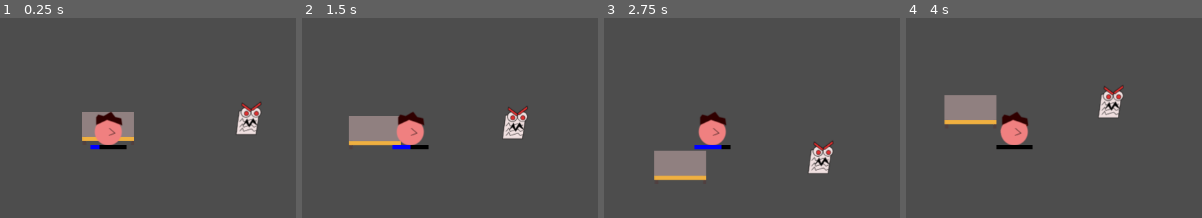
Above: before the commit, frames 1-4 (left to right).
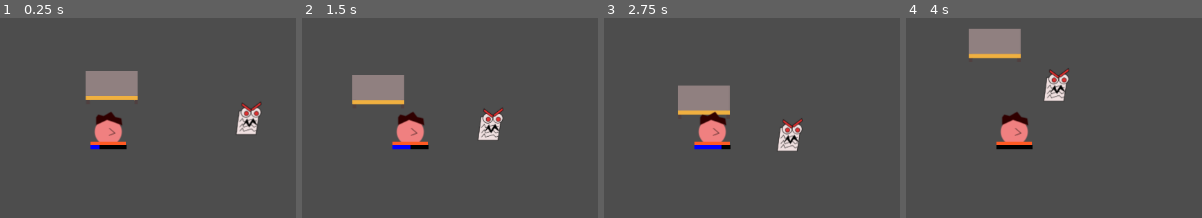
Above: after the commit, the same moments.

Repository: mathew-tran/LevelUpGameJam2025
Game: Godot game, scene res://Scene/Main.tscn
Two runs of this game, one before a commit and one after it. Both use one fixed random seed, a clock stepped at 60 frames per second and the inputs below.
Inputs (mouse positions are in pixels of both pictures, inside the frame that each line leads up to):
- Up to frame 1 (0.25 s): no input
- Up to frame 2 (1.5 s): move the mouse to (586, 106) at 0.52 s; move the mouse to (outside the picture) at 1.27 s
- Up to frame 3 (2.75 s): move the mouse to (793, 30) at 2.02 s
- Up to frame 4 (4 s): move the mouse to (outside the picture) at 2.77 s; move the mouse to (outside the picture) at 3.52 s

The runs differ from the first frame. In frame 1, 4.2% of the frame differs, in the area x 27-47%, y 26-64%; in frame 2, 7.2%; in frame 3, 7.3%; in frame 4, 7.4%, in the area x 12-74%, y 5-64%.

Commit message:
be able to kill the player

Diff:
--- a/Prefabs/Characters/Base.tscn
+++ b/Prefabs/Characters/Base.tscn
@@ -1,8 +1,21 @@
-[gd_scene load_steps=4 format=3 uid="uid://uf5h3c2dv0a2"]
+[gd_scene load_steps=9 format=3 uid="uid://uf5h3c2dv0a2"]
 
 [ext_resource type="Texture2D" uid="uid://cj0tuc0njq1l3" path="res://Art/Character/Mark.png" id="1_8spd0"]
 [ext_resource type="Script" uid="uid://cbqniscqsxqoo" path="res://Scripts/Character/BaseCharacter.gd" id="1_su17a"]
 [ext_resource type="PackedScene" uid="uid://cv6pm1detf5ct" path="res://Prefabs/UI/AbilityBar.tscn" id="3_8aybb"]
+[ext_resource type="Script" uid="uid://bd6c17ffm375y" path="res://Scripts/Components/HealthComponent.gd" id="4_jwghg"]
+
+[sub_resource type="StyleBoxFlat" id="StyleBoxFlat_8aybb"]
+bg_color = Color(0, 0, 0, 1)
+
+[sub_resource type="StyleBoxFlat" id="StyleBoxFlat_jwghg"]
+bg_color = Color(1, 0.354267, 0.13767, 1)
+
+[sub_resource type="RectangleShape2D" id="RectangleShape2D_jwghg"]
+size = Vector2(40, 40)
+
+[sub_resource type="RectangleShape2D" id="RectangleShape2D_ktq8q"]
+size = Vector2(40, 40)
 
 [node name="RigidBody2D" type="RigidBody2D"]
 gravity_scale = 0.0
@@ -17,4 +30,30 @@
 [node name="ProgressBar" parent="." node_paths=PackedStringArray("TimerRef") instance=ExtResource("3_8aybb")]
 TimerRef = NodePath("../ShootTimer")
 
+[node name="Healthbar" type="ProgressBar" parent="."]
+offset_left = -26.0
+offset_top = 19.0
+offset_right = 25.0
+offset_bottom = 24.0
+theme_override_styles/background = SubResource("StyleBoxFlat_8aybb")
+theme_override_styles/fill = SubResource("StyleBoxFlat_jwghg")
+max_value = 1.0
+show_percentage = false
+
+[node name="HealthComponent" type="Node" parent="."]
+script = ExtResource("4_jwghg")
+metadata/_custom_type_script = "uid://bd6c17ffm375y"
+
+[node name="Hitbox" type="Area2D" parent="."]
+
+[node name="CollisionShape2D" type="CollisionShape2D" parent="Hitbox"]
+shape = SubResource("RectangleShape2D_jwghg")
+
+[node name="HitTimer" type="Timer" parent="."]
+wait_time = 0.2
+one_shot = true
+
+[node name="CollisionShape2D" type="CollisionShape2D" parent="."]
+shape = SubResource("RectangleShape2D_ktq8q")
+
 [connection signal="timeout" from="ShootTimer" to="." method="_on_shoot_timer_timeout"]
--- a/Prefabs/Enemies/BaseEnemy.tscn
+++ b/Prefabs/Enemies/BaseEnemy.tscn
@@ -47,6 +47,7 @@
 [node name="Area2D" type="Area2D" groups=["Enemy"]]
 collision_mask = 4
 script = ExtResource("1_y3xhg")
+Damage = 1
 
 [node name="Sprite2D" type="Sprite2D" parent="."]
 texture = ExtResource("1_rvsag")
@@ -57,6 +58,7 @@
 
 [node name="HealthComponent" type="Node" parent="."]
 script = ExtResource("3_t3hgn")
+MaxHealth = 50
 metadata/_custom_type_script = "uid://bd6c17ffm375y"
 
 [node name="AnimationPlayer" type="AnimationPlayer" parent="."]
@@ -64,4 +66,9 @@
 &"": SubResource("AnimationLibrary_t85t7")
 }
 
+[node name="Timer" type="Timer" parent="."]
+wait_time = 0.3
+autostart = true
+
 [connection signal="area_entered" from="." to="." method="_on_area_entered"]
+[connection signal="timeout" from="Timer" to="." method="_on_timer_timeout"]
--- /dev/null
+++ b/Prefabs/Environment/Desk.tscn
@@ -0,0 +1,15 @@
+[gd_scene load_steps=3 format=3 uid="uid://bqy51bgry7fi5"]
+
+[ext_resource type="Texture2D" uid="uid://bxqyxqpwa4x46" path="res://Art/Environment/Desk.png" id="1_dk6al"]
+
+[sub_resource type="RectangleShape2D" id="RectangleShape2D_xqr2m"]
+size = Vector2(75, 43)
+
+[node name="StaticBody2D" type="StaticBody2D"]
+
+[node name="Sprite2D" type="Sprite2D" parent="."]
+texture = ExtResource("1_dk6al")
+
+[node name="CollisionShape2D" type="CollisionShape2D" parent="."]
+position = Vector2(-0.5, -3.5)
+shape = SubResource("RectangleShape2D_xqr2m")
--- a/Prefabs/Player.tscn
+++ b/Prefabs/Player.tscn
@@ -7,7 +7,7 @@
 [node name="Head" type="Node2D"]
 script = ExtResource("1_b43ah")
 
-[node name="Workers" type="Node2D" parent="."]
+[node name="Workers" type="Node2D" parent="." groups=["WorkerGroup"]]
 
 [node name="RigidBody2D" parent="Workers" instance=ExtResource("1_x3d5u")]
 CharacterDataRef = ExtResource("2_b43ah")
--- a/Scene/Main.tscn
+++ b/Scene/Main.tscn
@@ -1,6 +1,6 @@
 [gd_scene load_steps=4 format=3 uid="uid://cq0pg18wpqef1"]
 
-[ext_resource type="Texture2D" uid="uid://bxqyxqpwa4x46" path="res://Art/Environment/Desk.png" id="1_g6ejq"]
+[ext_resource type="PackedScene" uid="uid://bqy51bgry7fi5" path="res://Prefabs/Environment/Desk.tscn" id="1_djkur"]
 [ext_resource type="PackedScene" uid="uid://d1demcer6jenb" path="res://Prefabs/Player.tscn" id="1_xhtwi"]
 [ext_resource type="PackedScene" uid="uid://cae8gsfov06bs" path="res://Prefabs/Enemies/BaseEnemy.tscn" id="3_djkur"]
 
@@ -8,8 +8,8 @@
 
 [node name="Environment" type="Node2D" parent="."]
 
-[node name="Sprite2D" type="Sprite2D" parent="Environment"]
-texture = ExtResource("1_g6ejq")
+[node name="StaticBody2D" parent="Environment" instance=ExtResource("1_djkur")]
+position = Vector2(5, -59)
 
 [node name="Bullets" type="Node2D" parent="." groups=["Bullets"]]
 
--- a/Scripts/Autoload/Finder.gd
+++ b/Scripts/Autoload/Finder.gd
@@ -18,3 +18,20 @@
 				closestEnemy = enemies[index]
 		return closestEnemy
 	return null
+
+
+func GetWorkerGroup():
+	return get_tree().get_nodes_in_group("WorkerGroup")[0]
+
+func GetClosestWorker(fromPosition):
+	var worker = GetWorkerGroup().get_children()
+	if worker.size() > 0:
+		var closestWorker = worker[0]
+		var closestDistance = 9999999999999999999
+		for index in range(0, worker.size()):
+			var distanceToEnemy = worker[index].global_position.distance_to(fromPosition)
+			if distanceToEnemy < closestDistance:
+				closestDistance = distanceToEnemy
+				closestWorker = worker[index]
+		return closestWorker
+	return null
--- a/Scripts/Character/BaseCharacter.gd
+++ b/Scripts/Character/BaseCharacter.gd
@@ -2,6 +2,21 @@
 
 @export var CharacterDataRef : CharacterData
 
+var Speed = 100
+@export var bIsHead = true
+
+var Velocity = Vector2.ZERO
+
+func _ready() -> void:
+	$HealthComponent.OnTakeDamage.connect(OnTakeDamage)
+	$HealthComponent.OnDeath.connect(OnDeath)
+	OnTakeDamage(0)
+
+func OnTakeDamage(_amount):
+	$Healthbar.value = float($HealthComponent.CurrentHealth) / float($HealthComponent.MaxHealth)
+
+func OnDeath():
+	get_tree().reload_current_scene()
 
 func Setup():
 	$Sprite2D.texture = CharacterDataRef.Picture
@@ -14,3 +29,20 @@
 			instance.Direction = (enemy.global_position - global_position).normalized()
 			instance.global_position = global_position
 			Finder.GetBulletsGroup().add_child(instance)
+
+func _process(delta: float) -> void:
+	if $HitTimer.time_left == 0.0:
+		var areas = $Hitbox.get_overlapping_areas()
+		for area in areas:
+			if area is Enemy:
+				$HealthComponent.TakeDamage(area.Damage)
+				$HitTimer.start()
+	if bIsHead:
+
+		if global_position.distance_to(get_global_mouse_position()) > 50:
+			var dir = (get_global_mouse_position() - global_position).normalized()
+			Velocity = Vector2.ZERO
+			Velocity += dir * Speed * delta
+		else:
+			Velocity = Vector2.ZERO
+		move_and_collide(Velocity)
--- a/Scripts/Enemy.gd
+++ b/Scripts/Enemy.gd
@@ -1,4 +1,10 @@
 extends Area2D
+
+class_name Enemy
+
+var Direction = Vector2.ZERO
+@export var Speed = 30
+@export var Damage = 4
 
 func _ready() -> void:
 	$HealthComponent.OnDeath.connect(OnDeath)
@@ -11,8 +17,19 @@
 func OnDeath():
 	queue_free()
 
+func _process(delta: float) -> void:
+	global_position += Direction * Speed * delta
+
 func _on_area_entered(area: Area2D) -> void:
 	if area is BaseProjectile:
 		area.Direction =Vector2.ZERO
 		$HealthComponent.TakeDamage(area.Damage)
 		area.queue_free()
+
+func ChangeDirection():
+	var closeWorker = Finder.GetClosestWorker(global_position)
+	if closeWorker:
+		Direction = (closeWorker.global_position - global_position).normalized()
+
+func _on_timer_timeout() -> void:
+	ChangeDirection()
--- a/Scripts/Player.gd
+++ b/Scripts/Player.gd
@@ -1,10 +1 @@
 extends Node2D
-
-var Speed = 100
-@export var bIsHead = true
-
-func _process(delta: float) -> void:
-	if bIsHead:
-		if global_position.distance_to(get_global_mouse_position()) > 50:
-			var dir = (get_global_mouse_position() - global_position).normalized()
-			global_position += dir * Speed * delta
